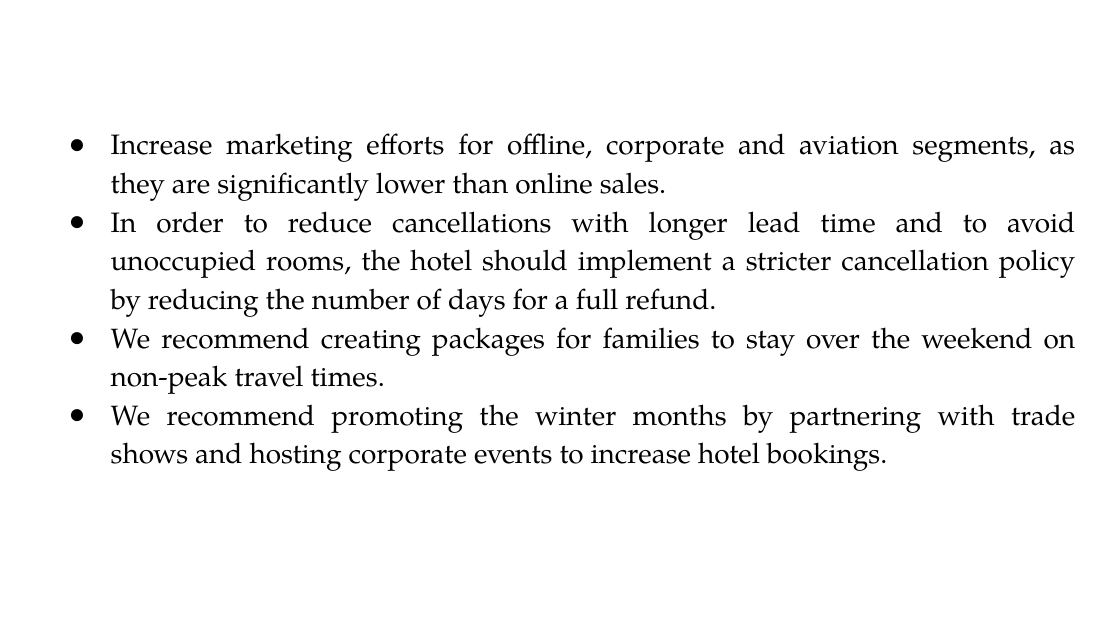
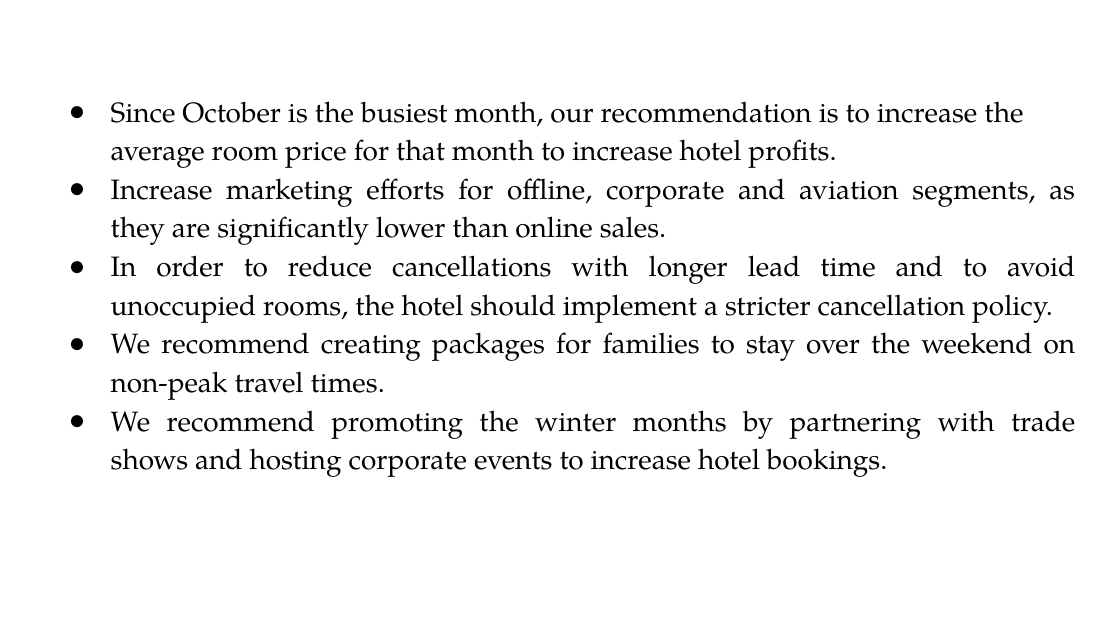
Before and after one commit to domivillacis/Hotel_reservations_analysis, a slide deck: slide 41 of Hotel_Reservations.pptx (slide 35 before the commit). Drawn at 1120x630 pixels with LibreOffice and Linux fonts; fonts in the diff are those of the drawing. Boxes give left, top, right and bottom in pixels: in the first picture for what was removed or moved away, otherwise in the second. Text is boxed around its words. In the diff, an @@ line names an element or a change of style, - is before the commit and + after.

```diff
--- a/Hotel_Reservations.pptx
+++ b/Hotel_Reservations.pptx
@@ text "Since October is the busiest ...": place and size @@
-text "Since October is the busiest ..." at bbox=[111, 133, 1076, 471]
+text "Since October is the busiest ..." at bbox=[111, 101, 1076, 477]
@@ text at bbox=[111, 101, 1023, 168]: paragraph added @@
+● Since October is the busiest month, our recommendation is to increase the average room price for that month to increase hotel profits.
@@ text at bbox=[111, 255, 1075, 323]: text changed @@
-● In order to reduce cancellations with longer lead time and to avoid unoccupied rooms, the hotel should implement a stricter cancellation policy by reducing the number of days for a full refund.
+● In order to reduce cancellations with longer lead time and to avoid unoccupied rooms, the hotel should implement a stricter cancellation policy.
```
Also in this commit, not shown: 25 other slides changed, 8 slides added, 2 slides removed.
